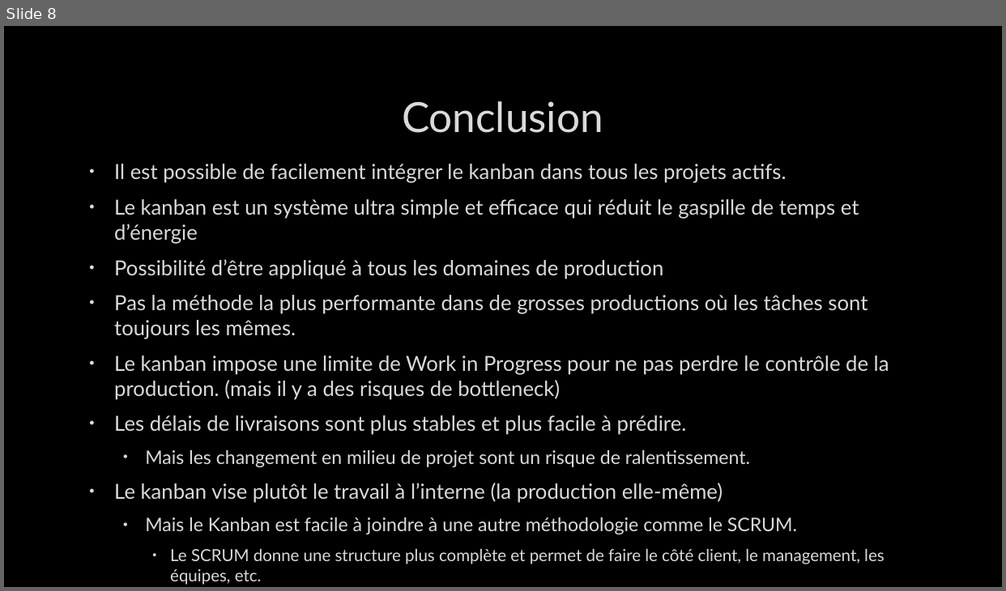
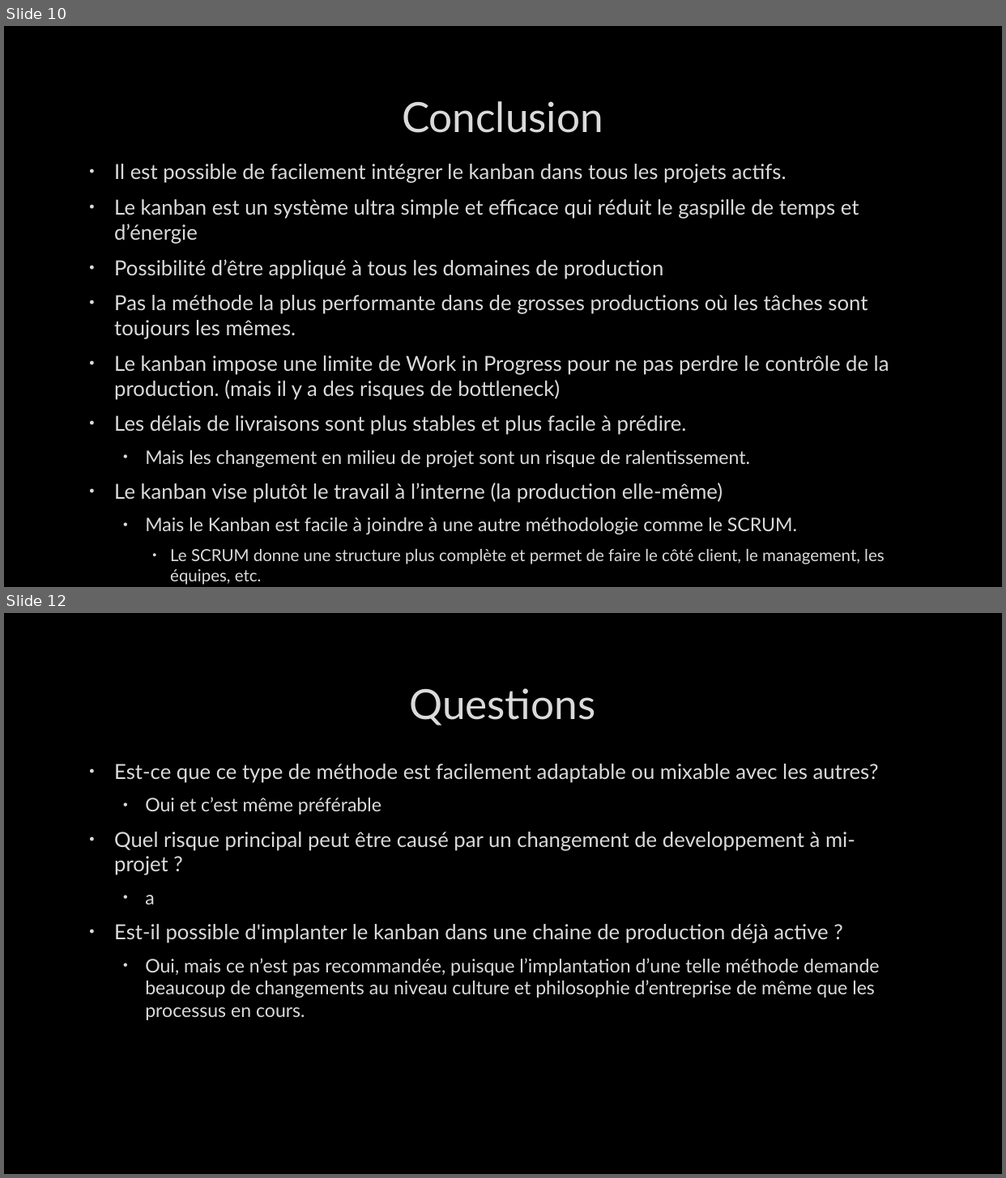
Before and after one commit to joyaAmora/Analyse_relationnelle, a slide deck: PP-DAVE.pptx. Shown one above the other, each under a label of ours: slide 8 before the commit, slides 10 and 12 after it; the slides between them are not shown. The pictures are 1006x591 and 1006x1178 pixels, drawn with LibreOffice and Linux fonts; fonts in the diff are those of the drawing; background and template pictures are left out. Boxes give left, top, right and bottom in pixels: in the first picture for what was removed or moved away, otherwise in the second. Text is boxed around its words. In the diff, an @@ line names an element or a change of style, - is before the commit and + after.

Commit message:
inconvénients et questions

```diff
--- a/PP-DAVE.pptx
+++ b/PP-DAVE.pptx
@@ slide 12 added at bbox=[4, 613, 1002, 1174], background picture (left out) @@
@@ title added at bbox=[409, 688, 595, 726], 40 pt, text #DADADA @@
+Questions
@@ text added at bbox=[114, 764, 880, 1020], 20 pt, text #DADADA @@
+• Est-ce que ce type de méthode est facilement adaptable ou mixable avec les autres?
+  • Oui et c’est même préférable
+• Quel risque principal peut être causé par un changement de developpement à mi-projet ?
+  • a
+• Est-il possible d'implanter le kanban dans une chaine de production déjà active ?
+  • Oui, mais ce n’est pas recommandée, puisque l’implantation d’une telle méthode demande beaucoup de changements au niveau culture et philosophie d’entreprise de même que les processus en cours.
@@ what was slide 8 is now slide 10 @@
```
Also in this commit, not shown: 3 other slides added, 1 other file.
